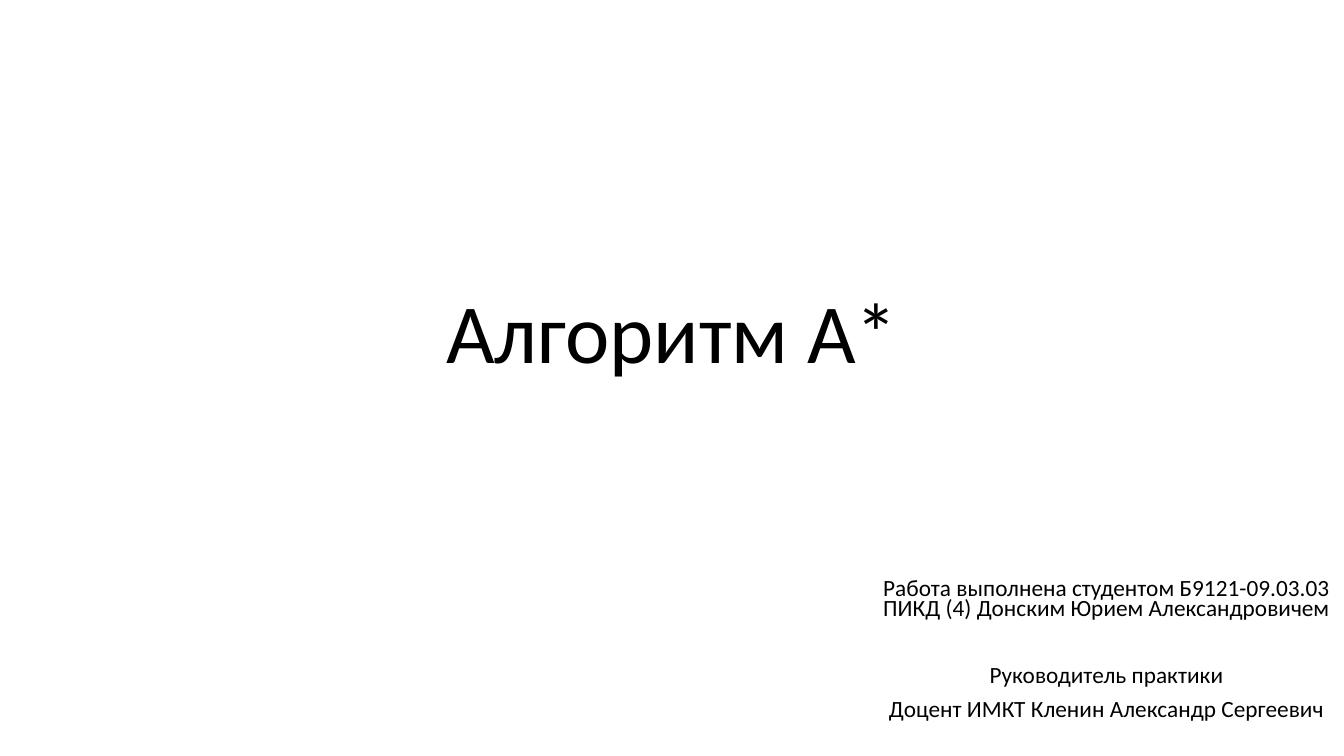
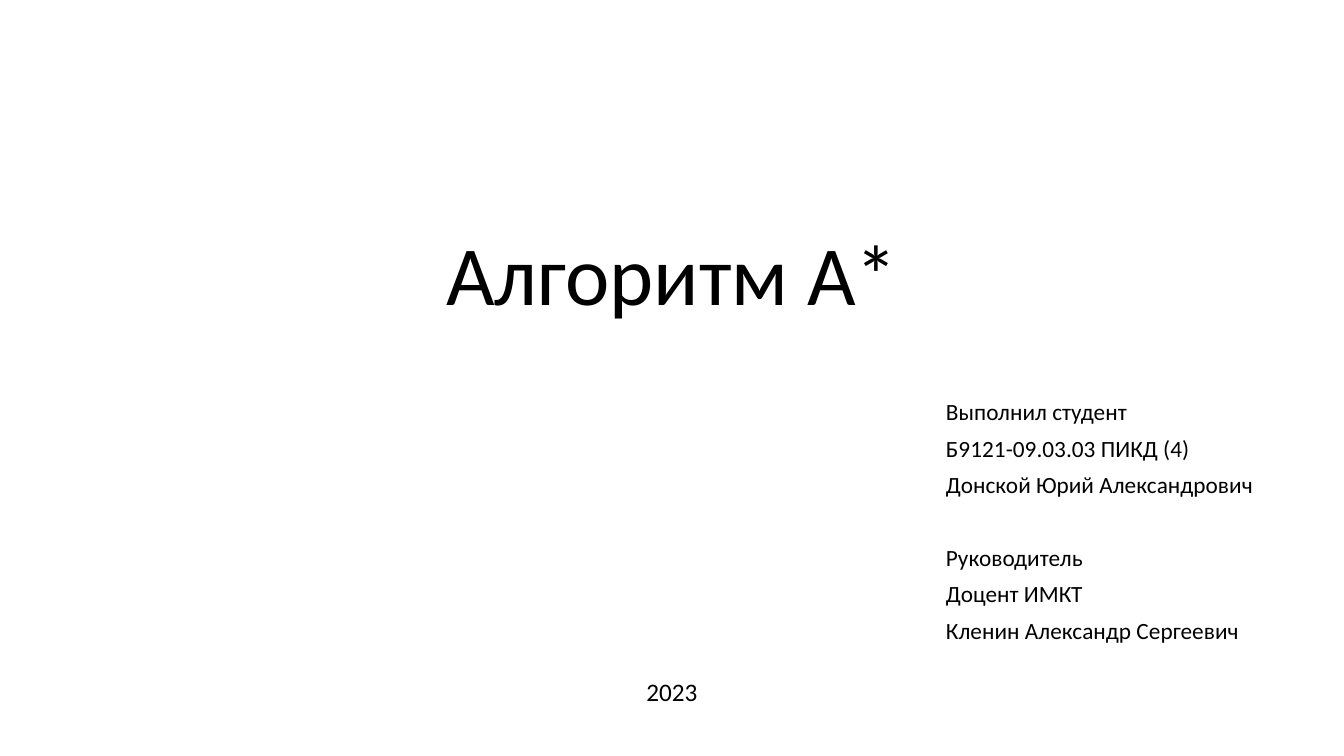
Before and after one commit to donsko1/Algorythm-A-star, a slide deck: slide 1 of Алгоритм А.pptx. Drawn at 1344x756 pixels with LibreOffice and Linux fonts; fonts in the diff are those of the drawing. Boxes give left, top, right and bottom in pixels: in the first picture for what was removed or moved away, otherwise in the second. Text is boxed around its words. In the diff, an @@ line names an element or a change of style, - is before the commit and + after.

```diff
--- a/Алгоритм А.pptx
+++ b/Алгоритм А.pptx
@@ title "Алгоритм А*": place and size @@
-title "Алгоритм А*" at [446, 303, 897, 377]
+title "Алгоритм А*" at [446, 245, 897, 319]
@@ subtitle at [946, 405, 1252, 643]: text changed @@
-Работа выполнена студентом Б9121-09.03.03 ПИКД (4) Донским Юрием Александровичем
-Руководитель практики
-Доцент ИМКТ Кленин Александр Сергеевич
+Выполнил студент
+Б9121-09.03.03 ПИКД (4)
+Донской Юрий Александрович
+Руководитель
+Доцент ИМКТ
+Кленин Александр Сергеевич
@@ text added at [646, 684, 697, 701], 18 pt, text #000000 @@
+2023
```
Also in this commit, not shown: 12 other slides changed, 1 slide added, 1 slide removed, 11 other files.
